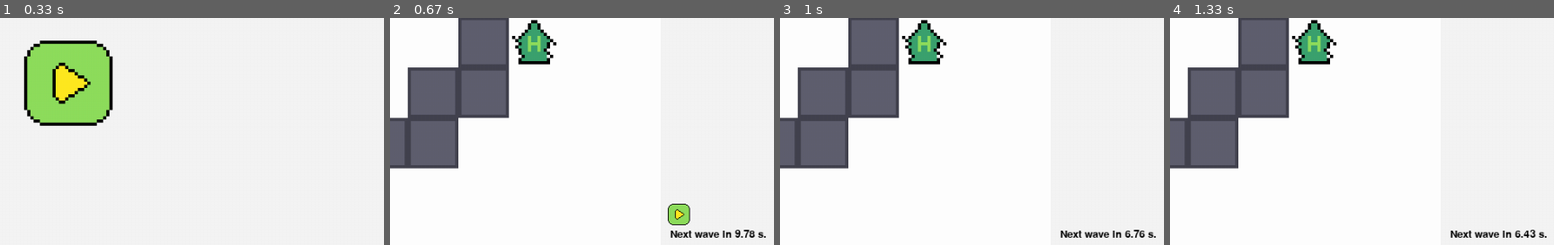
Above: before the commit, frames 1-4 (left to right).
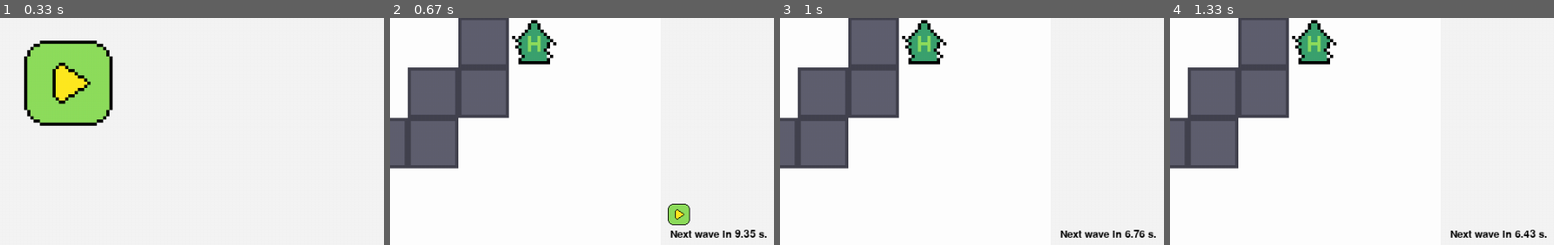
Above: after the commit, the same moments.

Repository: mtmattqq/PygameTD
Game: pygame game, started from main.py
The game is run twice, just before and just after one commit, with the same random seed, the same clock (stepped at 60 frames per second) and the same inputs.
Inputs (mouse positions are % of the whole screen's width and height, from its top left):
- Up to frame 1 (0.33 s): no input
- Up to frame 2 (0.67 s): click (53, 50) at 0.38 s
- Up to frame 3 (1 s): click (81, 88) at 0.72 s
- Up to frame 4 (1.33 s): click (36, 12) at 1.05 s
The pictures show only the part of the screen within x 44-94%, y 45-95%; the shares and areas given below are measured in that part.

Frame 1 is identical in both runs. In frame 2, 0.1% of the frame differs, in the area x 92-99%, y 93-97%; in frame 3, nothing differs; in frame 4, nothing differs.

Commit message:
Revert "fix bug"
This reverts commit c90f451c3fcfb71770285d46c373499e086c5971.

Diff:
--- a/main.py
+++ b/main.py
@@ -189,7 +189,7 @@
     enemy_type_this_wave = 0
     enemy_type_next_wave = 0
 
-    time_previous = pygame.time.get_ticks()
+    time_previous = 0
     game_timer = 0
 
     wave = level_info['start_wave']
